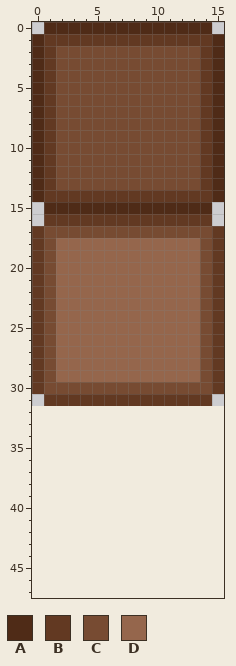
Pixel-art sprite: assets/textures/ui/inventory/slot.png. This is how it looked before the edit.
The file is 16x32 pixels. The old version is drawn lined up with the new one, on the new canvas.
Palette (. is transparent): A #4f2b17  B #623922  C #774b32  D #95664c
Pixels before, first column x 0:
 0 .AAAAAAAAAAAAAA.
 1 ABBBBBBBBBBBBBBA
 2 ABCCCCCCCCCCCCBA
 3 ABCCCCCCCCCCCCBA
 4 ABCCCCCCCCCCCCBA
 5 ABCCCCCCCCCCCCBA
 6 ABCCCCCCCCCCCCBA
 7 ABCCCCCCCCCCCCBA
 8 ABCCCCCCCCCCCCBA
 9 ABCCCCCCCCCCCCBA
10 ABCCCCCCCCCCCCBA
11 ABCCCCCCCCCCCCBA
12 ABCCCCCCCCCCCCBA
13 ABCCCCCCCCCCCCBA
14 ABBBBBBBBBBBBBBA
15 .AAAAAAAAAAAAAA.
16 .BBBBBBBBBBBBBB.
17 BCCCCCCCCCCCCCCB
18 BCDDDDDDDDDDDDCB
19 BCDDDDDDDDDDDDCB
20 BCDDDDDDDDDDDDCB
21 BCDDDDDDDDDDDDCB
22 BCDDDDDDDDDDDDCB
23 BCDDDDDDDDDDDDCB
24 BCDDDDDDDDDDDDCB
25 BCDDDDDDDDDDDDCB
26 BCDDDDDDDDDDDDCB
27 BCDDDDDDDDDDDDCB
28 BCDDDDDDDDDDDDCB
29 BCDDDDDDDDDDDDCB
30 BCCCCCCCCCCCCCCB
31 .BBBBBBBBBBBBBB.
And afterwards:
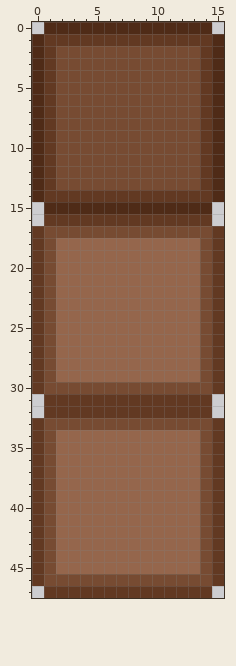
Diff:
canvas 16x32 -> 16x48
Changed rows in their new state; - is an unchanged pixel.
first column x 0:
32 -BBBBBBBBBBBBBB-
33 BCCCCCCCCCCCCCCB
34 BCDDDDDDDDDDDDCB
35 BCDDDDDDDDDDDDCB
36 BCDDDDDDDDDDDDCB
37 BCDDDDDDDDDDDDCB
38 BCDDDDDDDDDDDDCB
39 BCDDDDDDDDDDDDCB
40 BCDDDDDDDDDDDDCB
41 BCDDDDDDDDDDDDCB
42 BCDDDDDDDDDDDDCB
43 BCDDDDDDDDDDDDCB
44 BCDDDDDDDDDDDDCB
45 BCDDDDDDDDDDDDCB
46 BCCCCCCCCCCCCCCB
47 -BBBBBBBBBBBBBB-
Where, in picture pixels (left, top, right, bottom), the same in both pictures:
added: (32, 406, 224, 598)
